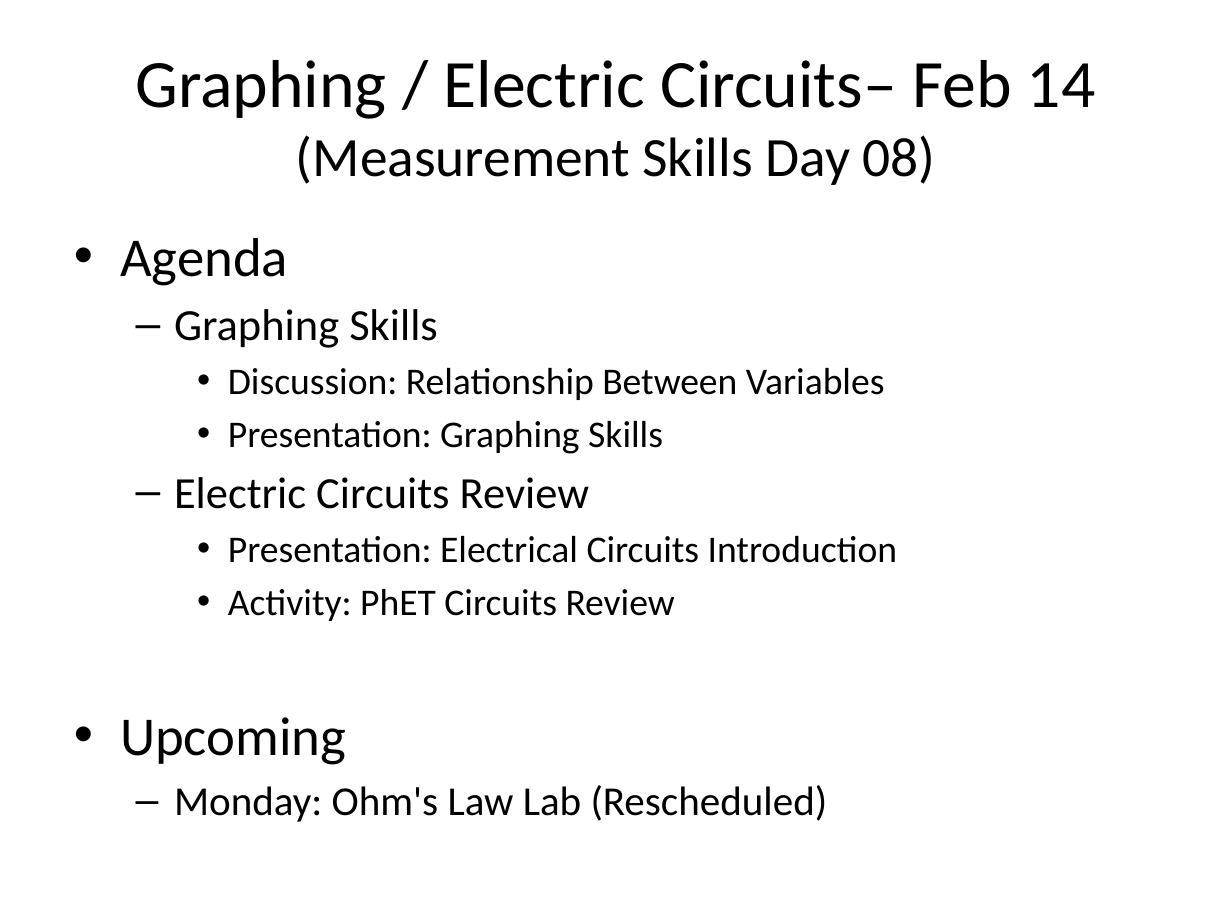
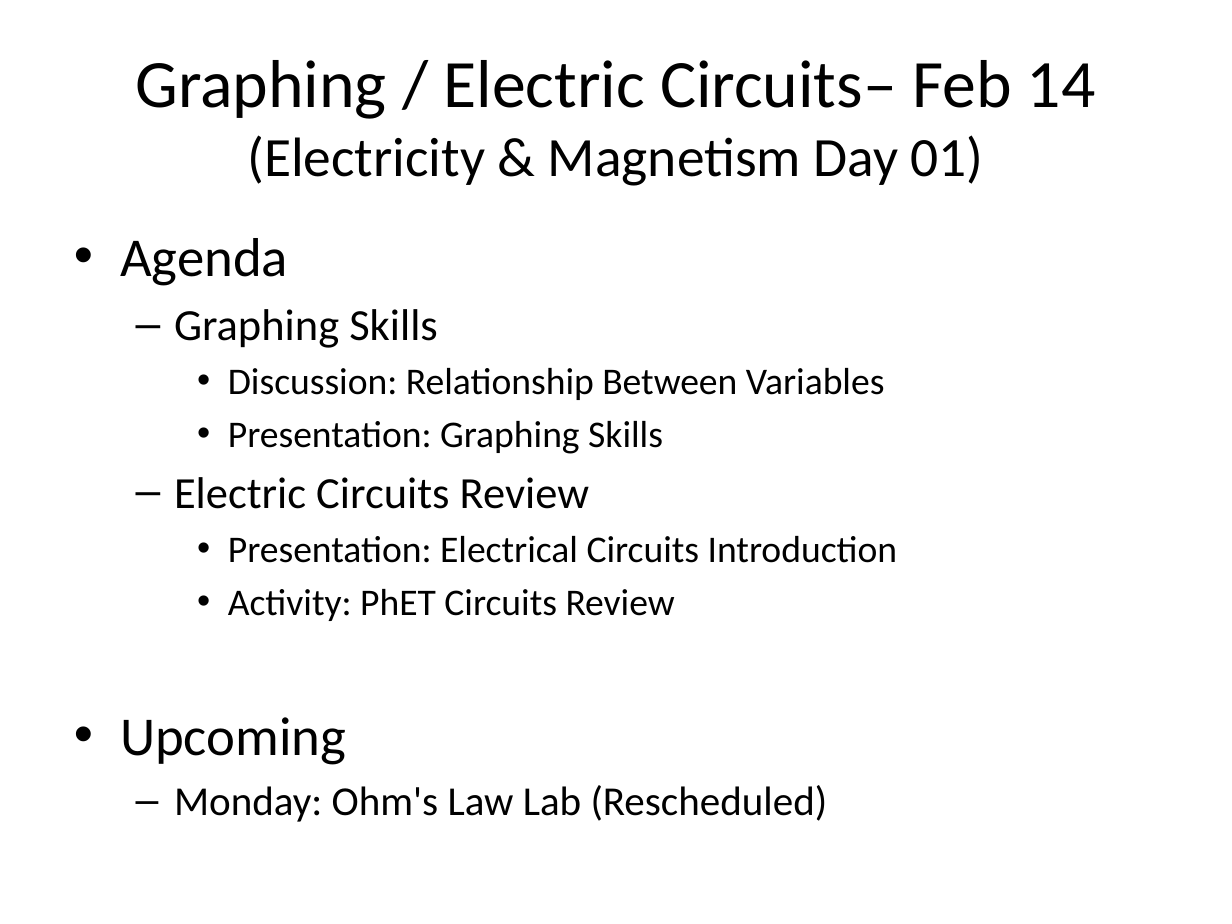
Before and after one commit to Greg5519/SPH3U0, a slide deck: slide 1 of Daily Agendas/Day02.5_GraphingAndCircuits.pptx. Drawn at 1232x924 pixels with LibreOffice and Linux fonts; fonts in the diff are those of the drawing. Boxes give left, top, right and bottom in pixels: in the first picture for what was removed or moved away, otherwise in the second. Text is boxed around its words. In the diff, an @@ line names an element or a change of style, - is before the commit and + after.

```diff
--- a/Daily Agendas/Day02.5_GraphingAndCircuits.pptx
+++ b/Daily Agendas/Day02.5_GraphingAndCircuits.pptx
@@ title at (x1=135, y1=60, x2=1096, y2=186): text changed @@
-Graphing / Electric Circuits– Feb 14
-(Measurement Skills Day 08)
+Graphing / Electric Circuits– Feb 14
+(Electricity & Magnetism Day 01)
```
Also in this commit, not shown: 19 other files.
